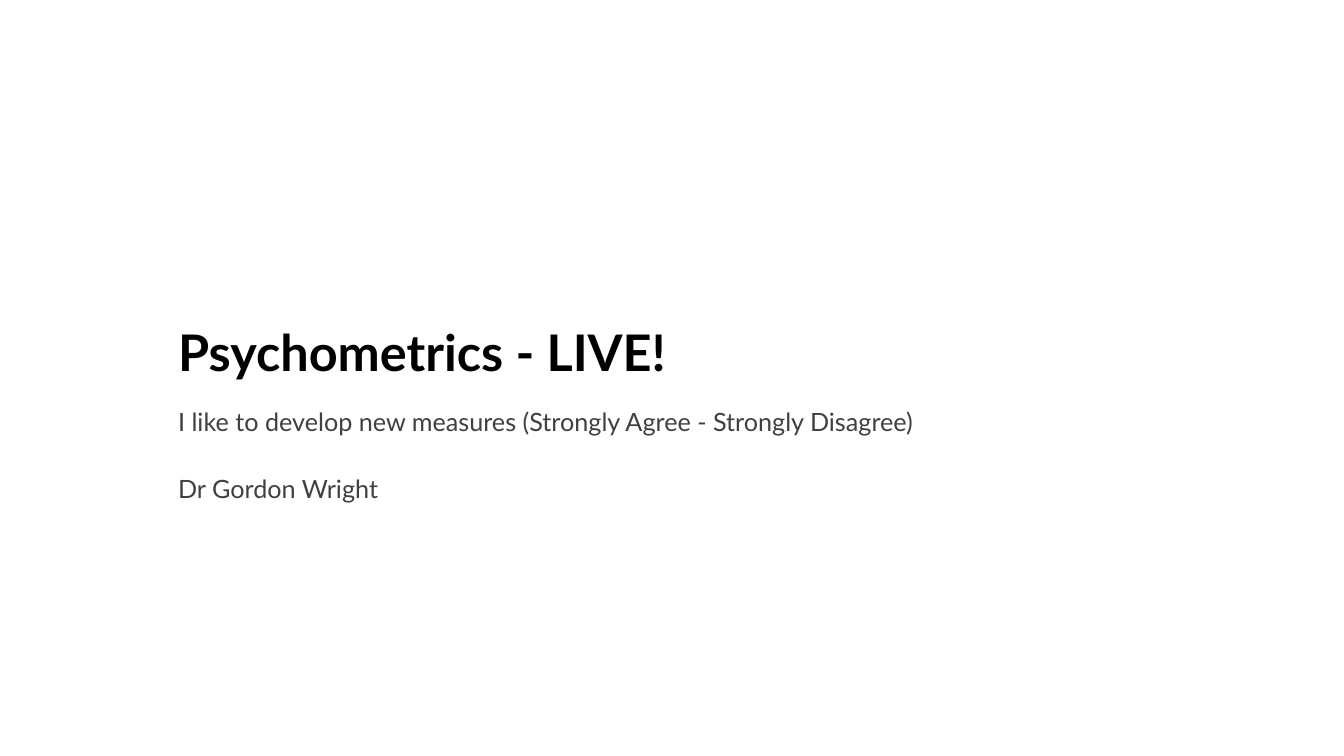
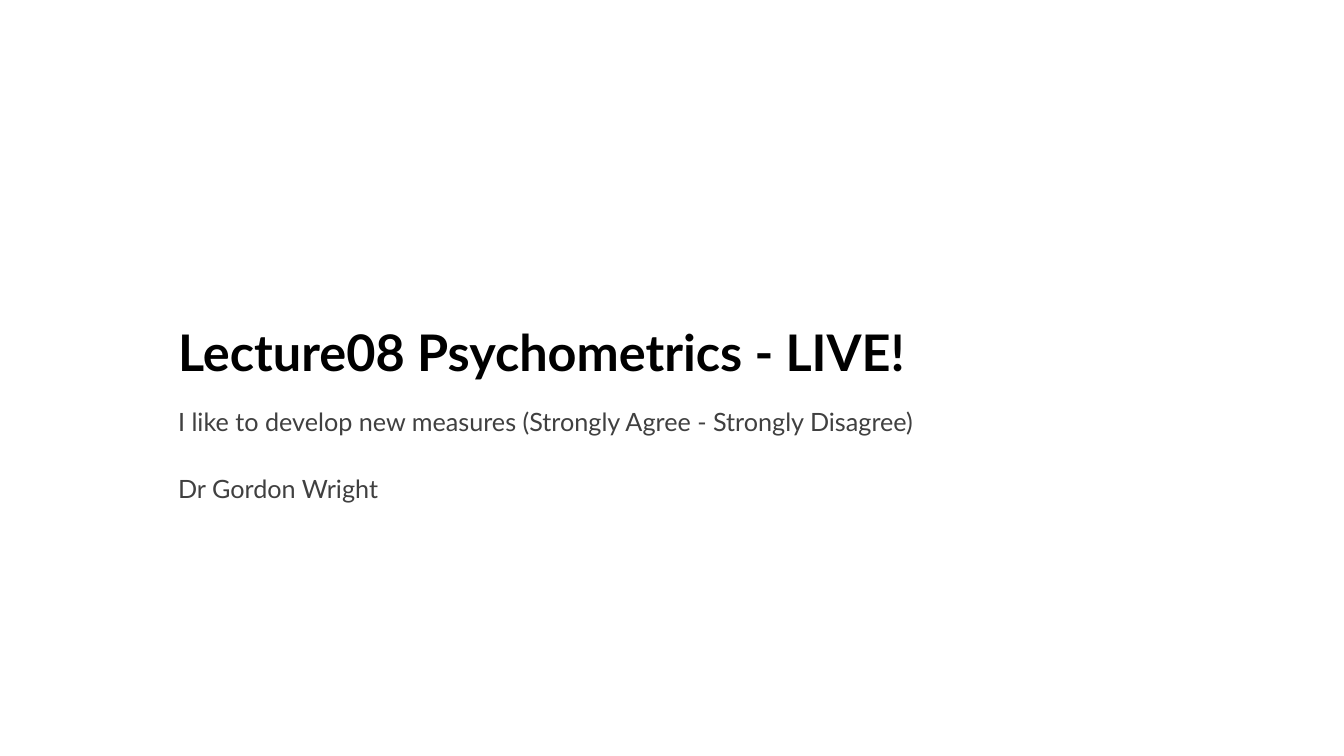
Before and after one commit to LittleMonkeyLab/PS52007Dslides, a slide deck: slide 1 of _site/lectures/Lecture08/Lecture08.pptx. Drawn at 1344x756 pixels with LibreOffice and Linux fonts; fonts in the diff are those of the drawing; background and template pictures are left out. Boxes give left, top, right and bottom in pixels: in the first picture for what was removed or moved away, otherwise in the second. Text is boxed around its words. In the diff, an @@ line names an element or a change of style, - is before the commit and + after.

Commit message:
Lecture08_4

```diff
--- a/_site/lectures/Lecture08/Lecture08.pptx
+++ b/_site/lectures/Lecture08/Lecture08.pptx
@@ title at [178,333,905,380]: text changed @@
-Psychometrics - LIVE!
+Lecture08 Psychometrics - LIVE!
```
Also in this commit, not shown: 36 other files.
